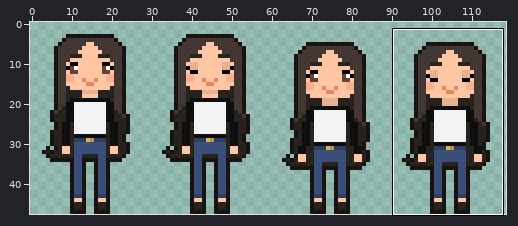
Two versions of one sprite sheet, Assets/Sprites/tenants/milla_front.png. Above: a wide view before the commit, with the close-up outlined.
Close-up. Earlier state:
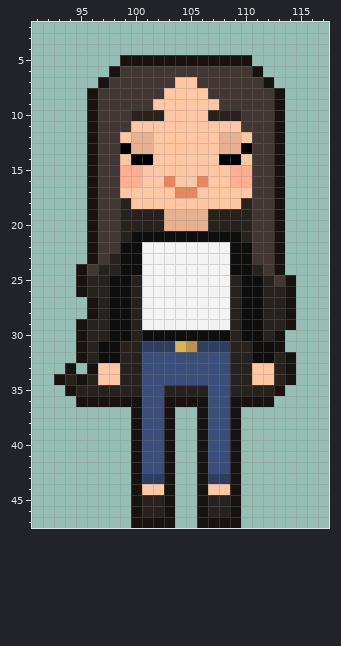
The file is 120x48 pixels. Colours within 5 levels of each other are drawn and written as one. Shown: x 91..117, y 2..47. The wide view leaves out empty margins. The commit also changed other parts of the picture, which this record leaves out.
After the commit:
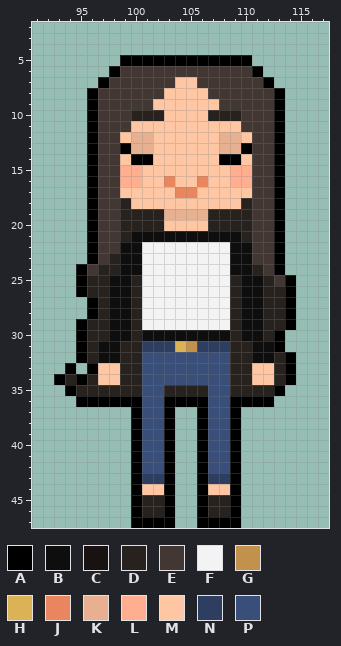
Palette (. is transparent): A #000000  B #0e0e0e  C #181311  D #28221f  E #423733  F #f3f3f3  G #c2924c  H #dcb256  J #ea865e  K #e7b191  L #ffaf8f  M #fec6a3  N #2d3e61  P #394e78
Difference:
y 5: x 99..110 CCCCCCCCCCCC -> AAAAAAAAAAAA
y 6: x 98 C -> A; x 111 C -> A
y 7: x 97 C -> A; x 112 C -> A
y 8..19: x 96 C -> A; x 113 C -> A
y 20: x 96 C -> A; x 103..106 KKKK -> MMMM; x 113 C -> A
y 21..23: x 96 C -> A; x 113 C -> A
y 24: x 95 C -> A; x 113 C -> A
y 25..26: x 95 C -> A; x 114 C -> A
y 27..28: x 96 C -> A; x 114 C -> A
y 29: x 95 C -> A; x 114 C -> A
y 30..31: x 95 C -> A; x 113 C -> A
y 32: x 95 C -> A; x 114 C -> A
y 33: x 94 C -> A; x 96 C -> A; x 114 C -> A
y 34: x 93 C -> A; x 95 C -> A; x 114 C -> A
y 35: x 94 C -> A; x 113 C -> A
y 36: x 95..100 CCCCCC -> AAAAAA; x 103..106 CCCC -> AAAA; x 109..112 CCCC -> AAAA
y 37..46: x 100 C -> A; x 103 C -> A; x 106 C -> A; x 109 C -> A
y 47: x 100..103 CCCC -> AAAA; x 106..109 CCCC -> AAAA
